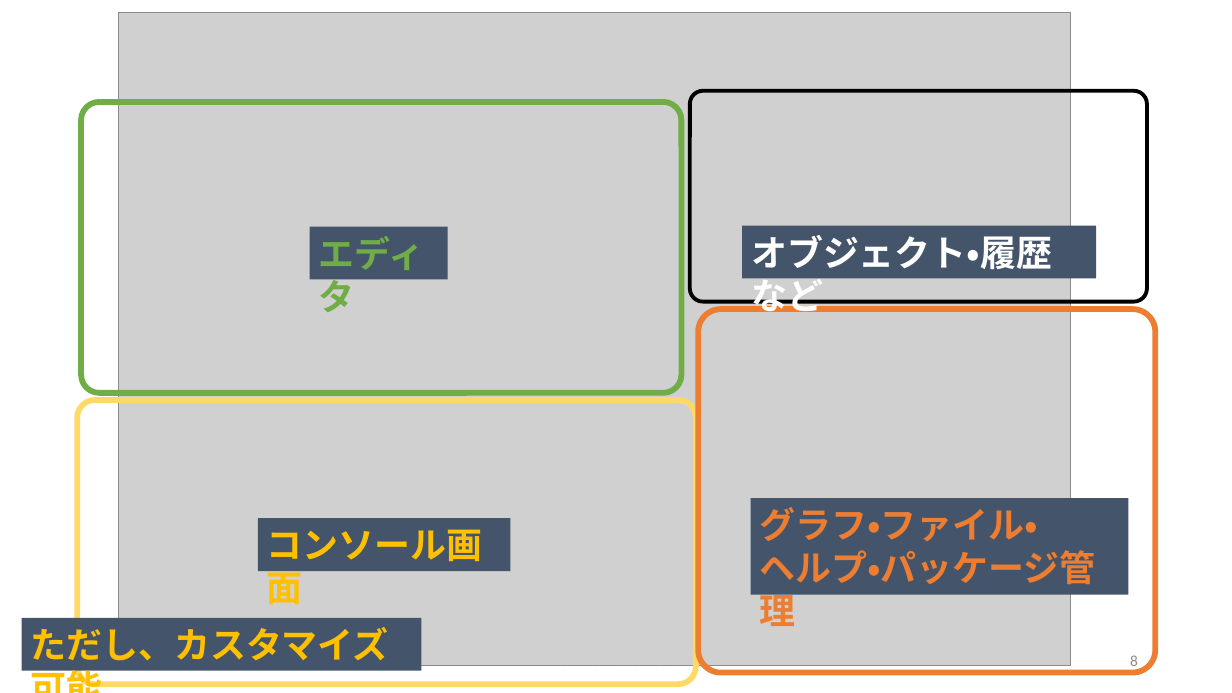
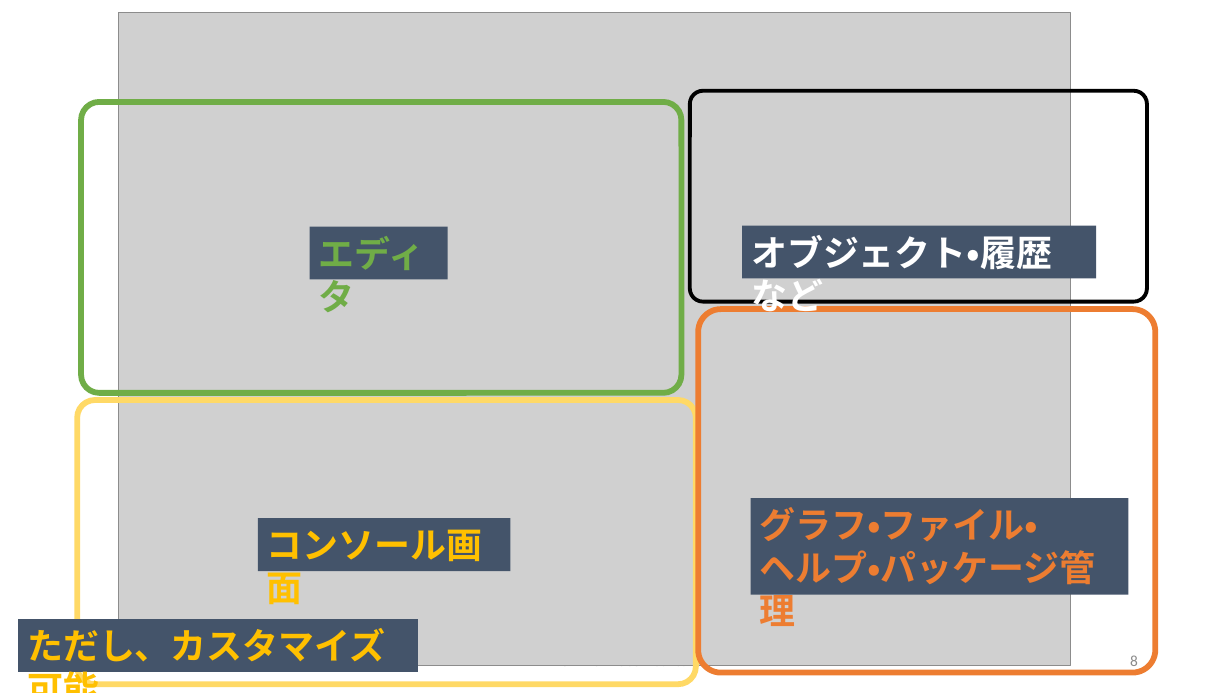
Before and after one commit to MasatoFukae/R-for-PMx, a slide deck: slide 8 of sample/0_introduction.pptx. Drawn at 1232x693 pixels with LibreOffice and Linux fonts; fonts in the diff are those of the drawing; grey boxes stand for pictures. Boxes give left, top, right and bottom in pixels: in the first picture for what was removed or moved away, otherwise in the second. Text is boxed around its words. In the diff, an @@ line names an element or a change of style, - is before the commit and + after.

```diff
--- a/sample/0_introduction.pptx
+++ b/sample/0_introduction.pptx
@@ rectangle "ただし、カスタマイズ可能": place and size @@
-rectangle "ただし、カスタマイズ可能" at (22, 618, 422, 671)
+rectangle "ただし、カスタマイズ可能" at (18, 619, 419, 672)
```
Also in this commit, not shown: 3 other slides changed, 15 slides added.
